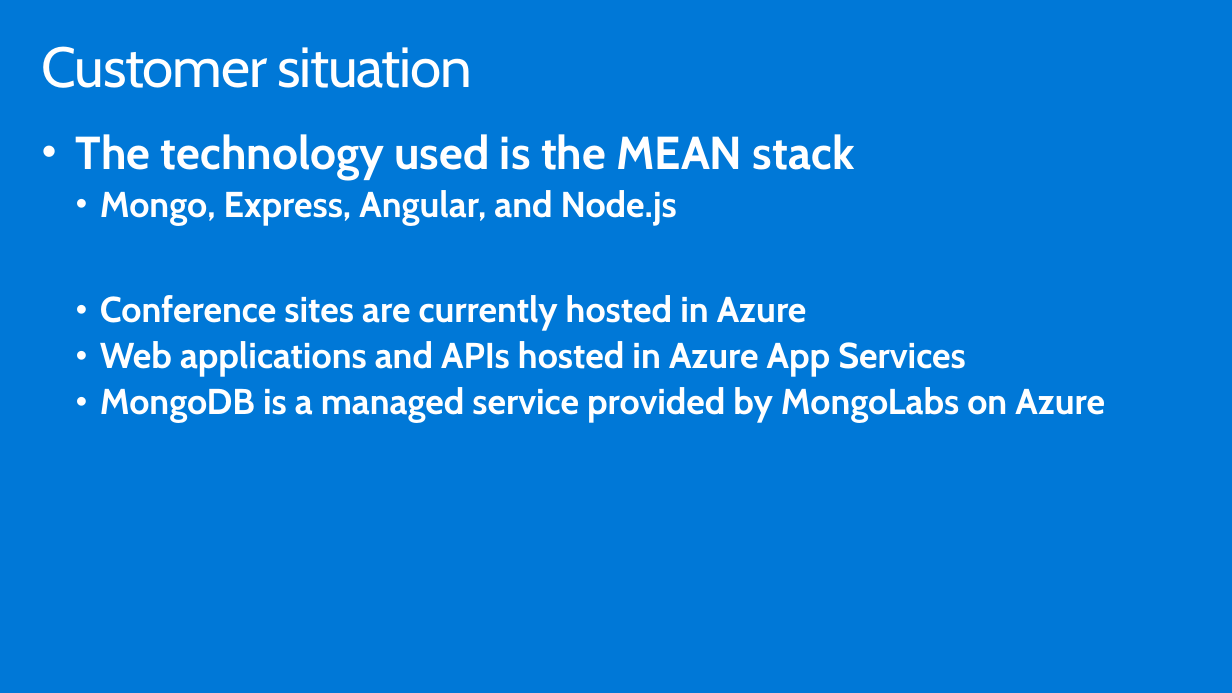
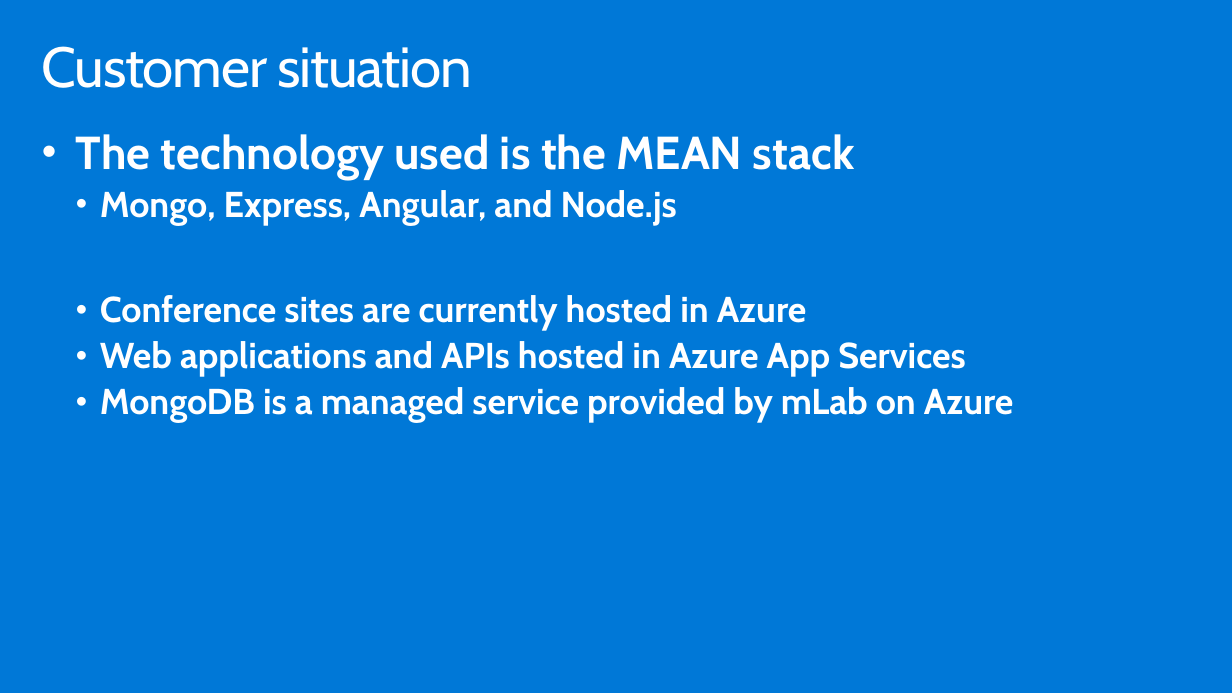
Before and after one commit to yaoshixin007/MCW-Containers-and-DevOps, a slide deck: slide 7 of WDS/Whiteboard design session trainer presentation - Containers and DevOps.pptx. Drawn at 1232x693 pixels with LibreOffice and Linux fonts; fonts in the diff are those of the drawing. Boxes give left, top, right and bottom in pixels: in the first picture for what was removed or moved away, otherwise in the second. Text is boxed around its words. In the diff, an @@ line names an element or a change of style, - is before the commit and + after.

```diff
--- a/WDS/Whiteboard design session trainer presentation - Containers and DevOps.pptx
+++ b/WDS/Whiteboard design session trainer presentation - Containers and DevOps.pptx
@@ text at (100, 387, 1014, 423): text changed @@
-  • MongoDB is a managed service provided by MongoLabs on Azure
+  • MongoDB is a managed service provided by mLab on Azure
```
Also in this commit, not shown: 6 other slides changed.
